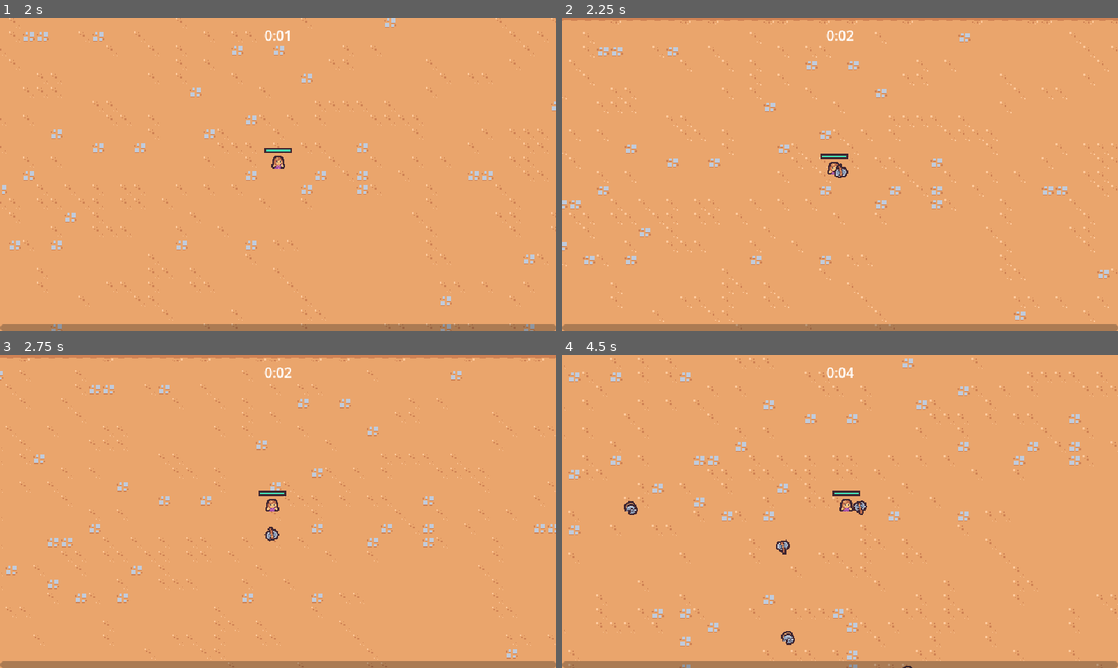
Above: before the commit, frames 1-4 (two rows, left to right).
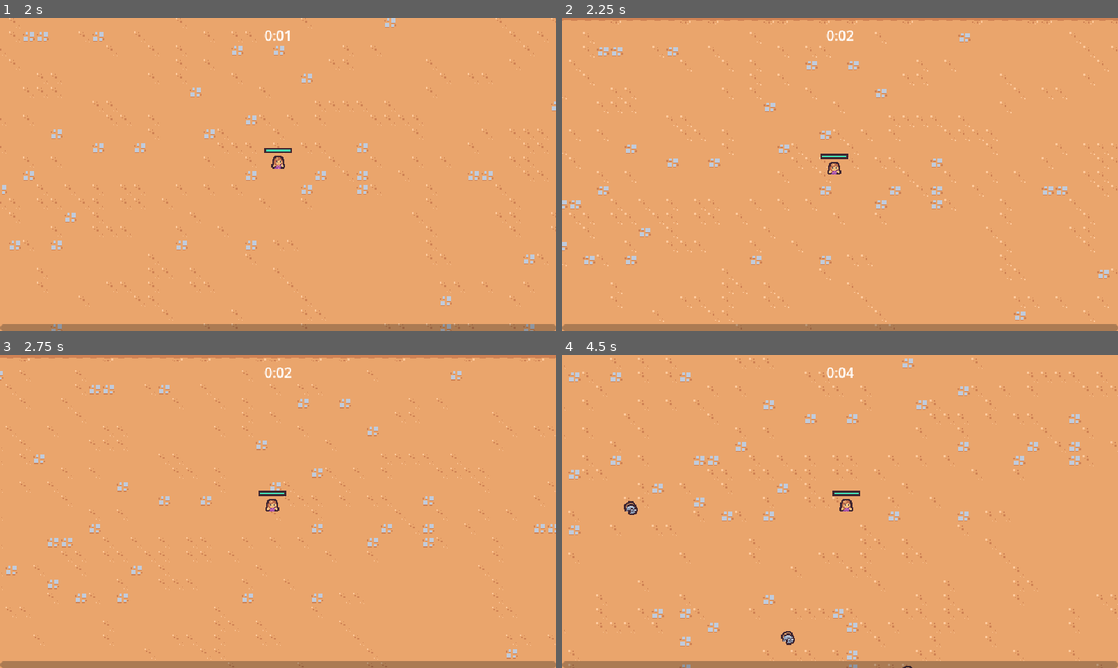
Above: after the commit, the same moments.

Repository: MinSungJe/Godot2DSurvivors
Game: Godot game, scene res://scenes/main/main.tscn
Same seed, same stepped clock (60 frames per second), same inputs: the game is played once before the commit and once after it.
Inputs (mouse positions are in pixels of both pictures, inside the frame that each line leads up to):
- Up to frame 1 (2 s): move the mouse to (250, 237) at 0.52 s; press the mouse at (250, 237) at 0.53 s; hold W (move_up) from 0.53 s (still down); move the mouse to (444, 221) at 1.27 s; release the mouse at (444, 221) at 1.28 s; click (444, 221) at 1.35 s
- Up to frame 2 (2.25 s): move the mouse to (673, 127) at 2.02 s; release W (move_up) at 2.03 s; press the mouse at (673, 127) at 2.03 s; hold A (move_left) from 2.03 s (still down)
- Up to frame 3 (2.75 s): keep holding A (move_left)
- Up to frame 4 (4.5 s): move the mouse to (867, 511) at 2.77 s; release the mouse at (867, 511) at 2.78 s; click (867, 511) at 2.85 s; move the mouse to (756, 433) at 3.52 s; release A (move_left) at 3.53 s; press the mouse at (756, 433) at 3.53 s; hold S (move_down) 3.53-4.28 s; move the mouse to (962, 495) at 4.27 s; release the mouse at (962, 495) at 4.28 s; hold D (move_right) from 4.28 s (still down); click (962, 495) at 4.35 s

Frame 1 is identical in both runs. In frame 2, less than 0.1% of the frame differs, in the area x 48-52%, y 46-52%; in frame 3, less than 0.1%; in frame 4, 0.2%, in the area x 38-55%, y 46-64%.

Commit message:
AxeAbility를 Upgrade를 통해 얻을 수 있음

Diff:
--- /dev/null
+++ b/resources/upgrades/ability.gd
@@ -0,0 +1,4 @@
+extends AbilityUpgrade
+class_name Ability
+
+@export var ability_controller_scene: PackedScene
--- /dev/null
+++ b/resources/upgrades/axe.tres
@@ -0,0 +1,11 @@
+[gd_resource type="Resource" script_class="Ability" load_steps=3 format=3 uid="uid://ve44be7n8fdu"]
+
+[ext_resource type="Script" path="res://resources/upgrades/ability.gd" id="1_3rfmo"]
+[ext_resource type="PackedScene" uid="uid://bcjo83turmyuq" path="res://scenes/ability/axe_ability_controller/axe_ability_controller.tscn" id="1_5eyfm"]
+
+[resource]
+script = ExtResource("1_3rfmo")
+ability_controller_scene = ExtResource("1_5eyfm")
+id = "axe"
+name = "Axe"
+discription = "Periodically sends out a spinning axe."
--- a/scenes/ability/axe_ability/axe_ability.tscn
+++ b/scenes/ability/axe_ability/axe_ability.tscn
@@ -3,6 +3,21 @@
 [ext_resource type="Script" path="res://scenes/ability/axe_ability/axe_ability.gd" id="1_2bflb"]
 [ext_resource type="Texture2D" uid="uid://dkx1lju562gml" path="res://scenes/ability/axe_ability/axe.png" id="1_d53pn"]
 [ext_resource type="PackedScene" uid="uid://cwgstyr3iomax" path="res://scenes/component/hitbox_component.tscn" id="3_r6y5o"]
+
+[sub_resource type="Animation" id="Animation_6fx3e"]
+length = 0.001
+tracks/0/type = "value"
+tracks/0/imported = false
+tracks/0/enabled = true
+tracks/0/path = NodePath("Sprite2D:rotation")
+tracks/0/interp = 1
+tracks/0/loop_wrap = true
+tracks/0/keys = {
+"times": PackedFloat32Array(0),
+"transitions": PackedFloat32Array(1),
+"update": 0,
+"values": [0.0]
+}
 
 [sub_resource type="Animation" id="Animation_8fm3l"]
 resource_name = "default"
@@ -19,21 +34,6 @@
 "transitions": PackedFloat32Array(1, 1),
 "update": 0,
 "values": [0.0, 6.28319]
-}
-
-[sub_resource type="Animation" id="Animation_6fx3e"]
-length = 0.001
-tracks/0/type = "value"
-tracks/0/imported = false
-tracks/0/enabled = true
-tracks/0/path = NodePath("Sprite2D:rotation")
-tracks/0/interp = 1
-tracks/0/loop_wrap = true
-tracks/0/keys = {
-"times": PackedFloat32Array(0),
-"transitions": PackedFloat32Array(1),
-"update": 0,
-"values": [0.0]
 }
 
 [sub_resource type="AnimationLibrary" id="AnimationLibrary_wsa5f"]
--- a/scenes/game_object/player/player.gd
+++ b/scenes/game_object/player/player.gd
@@ -6,6 +6,7 @@
 @onready var damage_interval_timer: Timer = $DamageIntervalTimer
 @onready var health_component = $HealthComponent
 @onready var health_bar = $HealthBar
+@onready var abilities = $Abilities
 
 var number_colliding_bodies = 0
 
@@ -14,6 +15,7 @@
 	$CollisionArea2D.body_exited.connect(on_body_exited)
 	damage_interval_timer.timeout.connect(on_damage_interval_timer_timeout)
 	health_component.health_changed.connect(on_health_changed)
+	GameEvents.ability_upgrade_added.connect(on_ability_upgrade_added)
 	update_health_display()
 
 
@@ -56,3 +58,10 @@
 
 func on_health_changed():
 	update_health_display()
+
+
+func on_ability_upgrade_added(ability_upgrade: AbilityUpgrade, current_upgrades: Dictionary):
+	if not ability_upgrade is Ability: return
+
+	var ability = ability_upgrade as Ability
+	abilities.add_child(ability.ability_controller_scene.instantiate())
--- a/scenes/game_object/player/player.tscn
+++ b/scenes/game_object/player/player.tscn
@@ -1,10 +1,9 @@
-[gd_scene load_steps=11 format=3 uid="uid://cbg11gutnupao"]
+[gd_scene load_steps=10 format=3 uid="uid://cbg11gutnupao"]
 
 [ext_resource type="Texture2D" uid="uid://bbj8dm063u0by" path="res://scenes/game_object/player/player.png" id="1_iajoa"]
 [ext_resource type="Script" path="res://scenes/game_object/player/player.gd" id="1_rjkby"]
 [ext_resource type="PackedScene" uid="uid://c1fikcxrlho1i" path="res://scenes/ability/sword_ability_controller/sword_ability_controller.tscn" id="2_ea3a1"]
 [ext_resource type="PackedScene" uid="uid://dyevxbef52sei" path="res://scenes/component/health_component.tscn" id="2_rgdt5"]
-[ext_resource type="PackedScene" uid="uid://bcjo83turmyuq" path="res://scenes/ability/axe_ability_controller/axe_ability_controller.tscn" id="4_n1bl7"]
 
 [sub_resource type="StyleBoxFlat" id="StyleBoxFlat_go2ay"]
 bg_color = Color(0.247059, 0.14902, 0.192157, 1)
@@ -33,11 +32,9 @@
 
 [node name="HealthComponent" parent="." instance=ExtResource("2_rgdt5")]
 
-[node name="AbilityManager" type="Node" parent="."]
+[node name="Abilities" type="Node" parent="."]
 
-[node name="SwordAbilityController" parent="AbilityManager" instance=ExtResource("2_ea3a1")]
-
-[node name="AxeAbilityController" parent="AbilityManager" instance=ExtResource("4_n1bl7")]
+[node name="SwordAbilityController" parent="Abilities" instance=ExtResource("2_ea3a1")]
 
 [node name="DamageIntervalTimer" type="Timer" parent="."]
 wait_time = 0.5
--- a/scenes/manager/upgrade_manager.gd
+++ b/scenes/manager/upgrade_manager.gd
@@ -9,16 +9,6 @@
 
 func _ready():
 	experience_manager.level_up.connect(on_level_up)
-
-
-func on_level_up(current_level: int):
-	var chosen_upgrade = upgrade_pool.pick_random() as AbilityUpgrade
-	if not chosen_upgrade: return
-
-	var upgrade_screen_instance = upgrade_screen_scene.instantiate()
-	add_child(upgrade_screen_instance)
-	upgrade_screen_instance.set_ability_upgrades([chosen_upgrade] as Array[AbilityUpgrade])
-	upgrade_screen_instance.upgrade_selected.connect(on_upgrade_selected)
 
 
 func apply_upgrade(upgrade: AbilityUpgrade):
@@ -34,5 +24,25 @@
 
 	GameEvents.emit_ability_upgrade_added(upgrade, current_upgrades)
 
+
+func pick_upgrades():
+	var chosen_upgrades: Array[AbilityUpgrade] = []
+	var filtered_upgrades = upgrade_pool.duplicate()
+	for i in range(2):
+		var chosen_upgrade = filtered_upgrades.pick_random() as AbilityUpgrade
+		chosen_upgrades.append(chosen_upgrade)
+		filtered_upgrades = filtered_upgrades.filter(func (upgrade): return upgrade.id != chosen_upgrade.id)
+
+	return chosen_upgrades
+
+
 func on_upgrade_selected(upgrade: AbilityUpgrade):
 	apply_upgrade(upgrade)
+
+
+func on_level_up(current_level: int):
+	var upgrade_screen_instance = upgrade_screen_scene.instantiate()
+	add_child(upgrade_screen_instance)
+	var chosen_upgrades = pick_upgrades()
+	upgrade_screen_instance.set_ability_upgrades(chosen_upgrades as Array[AbilityUpgrade])
+	upgrade_screen_instance.upgrade_selected.connect(on_upgrade_selected)
--- a/scenes/manager/upgrade_manager.tscn
+++ b/scenes/manager/upgrade_manager.tscn
@@ -1,10 +1,11 @@
-[gd_scene load_steps=4 format=3 uid="uid://cippy3sf05ow1"]
+[gd_scene load_steps=5 format=3 uid="uid://cippy3sf05ow1"]
 
 [ext_resource type="Script" path="res://scenes/manager/upgrade_manager.gd" id="1_dfos1"]
 [ext_resource type="Resource" uid="uid://coqm5y6tbxaig" path="res://resources/upgrades/sword_rate.tres" id="2_xw5y8"]
 [ext_resource type="PackedScene" uid="uid://6rxwarifmvgw" path="res://scenes/ui/upgrade_screen.tscn" id="3_ef5mp"]
+[ext_resource type="Resource" uid="uid://ve44be7n8fdu" path="res://resources/upgrades/axe.tres" id="3_tefh7"]
 
 [node name="UpgradeManager" type="Node"]
 script = ExtResource("1_dfos1")
-upgrade_pool = Array[Resource("res://resources/upgrades/ability_upgrade.gd")]([ExtResource("2_xw5y8")])
+upgrade_pool = Array[Resource("res://resources/upgrades/ability_upgrade.gd")]([ExtResource("2_xw5y8"), ExtResource("3_tefh7")])
 upgrade_screen_scene = ExtResource("3_ef5mp")
